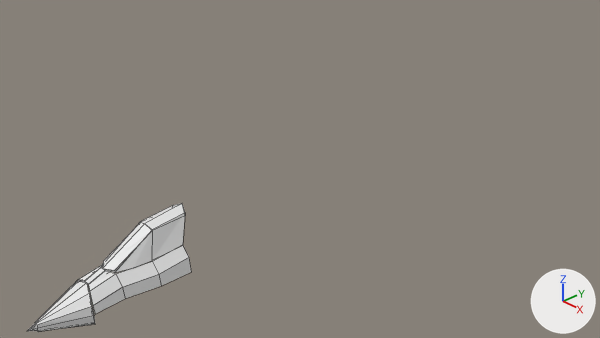
Before and after pictures for a commit that changed the Blender file AirPlanes/F35/f35Blue.blend.
Camera for both pictures: the file's camera 'Camera'. Every picture has the same lights, and +X, +Y and +Z are marked at lower right. Mesh edges are drawn as thin lines.

Objects in the first picture: 'cockpit', 'fuselage', 'nose'.
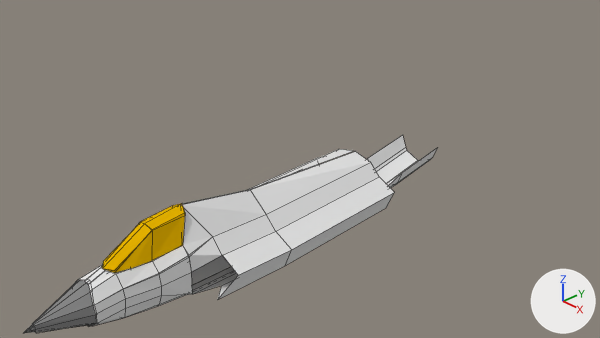
What differs and where, as boxes [x1, y1, x2, y2] in the pictures (600 x 338 px):
'fuselage', reshaped: before [73, 245, 191, 314]; after [72, 135, 437, 326]
'cockpit', recoloured (white to yellow): [102, 204, 185, 273] in both
'nose', recoloured, rescaled (white to grey, 9% wider, 8% taller): before [27, 282, 95, 331]; after [23, 280, 97, 333]
part 1 of me_plane_002, built on: before [73, 245, 189, 314]; after [72, 135, 437, 326]

Edits to the bpy script that builds the scene:
```text
Add mat_nosematerial:
    mat_nosematerial = diffuse_material('noseMaterial')
    mat_nosematerial.base_color = (0.246, 0.246, 0.246)  # grey #888888
Add mat_cockpitmat:
    mat_cockpitmat = diffuse_material('cockpitMat')
    mat_cockpitmat.base_color = (0.8, 0.454, 0.0)  # yellow #e7b400
Change me_plane_002:
    used by ob_fuselage; location = (0.006, -3.519, 0.021); scale = (-0.0567, 0.205, 1.0)
    remove me_plane_002.from_pydata(...)  # 22 vertices, 11 faces, 2 loose edges; spans x -8.53..1.0, y -0.56..6.71, z -0.46..-0.01
    add me_plane_002.from_pydata(...)  # 72 vertices, 49 faces, 2 loose edges; spans x -17.72..1.0, y -0.56..36.78, z -1.08..0.46
    me_plane_002 part 1
    4 vertices move from x -8.02..-5.63, y 1.66..6.71, z -0.24..-0.16 to x -8.02..-5.63, y 1.66..6.71, z -0.28..-0.12
    42 vertices are added at x -17.72..0.12, y -0.56..36.78, z -1.08..0.46
    8 new vertices lie (0.0, 12.46, 0.09) away from vertices in x -17.72..-5.57, y 14.29..14.35, z -0.95..-0.07
    38 new faces join them
Change me_plane:
    where me_plane.from_pydata(...)  # 12 vertices, 6 faces; spans x -1.0..2.03, y -1.27..1.11, z -0.44..0.12
    add me_plane.materials.append(mat_cockpitmat)  # yellow #e7b400
Change me_cube_002:
    where me_cube_002.from_pydata(...)  # 30 vertices, 28 faces; spans x -0.69..0.73, y -1.41..1.32, z -1.14..1.0
    add me_cube_002.materials.append(mat_nosematerial)  # grey #888888
Change ob_nose:
    ob_nose.scale: (0.459, 0.335, 0.331) -> (0.459, 0.368, 0.348)
```
